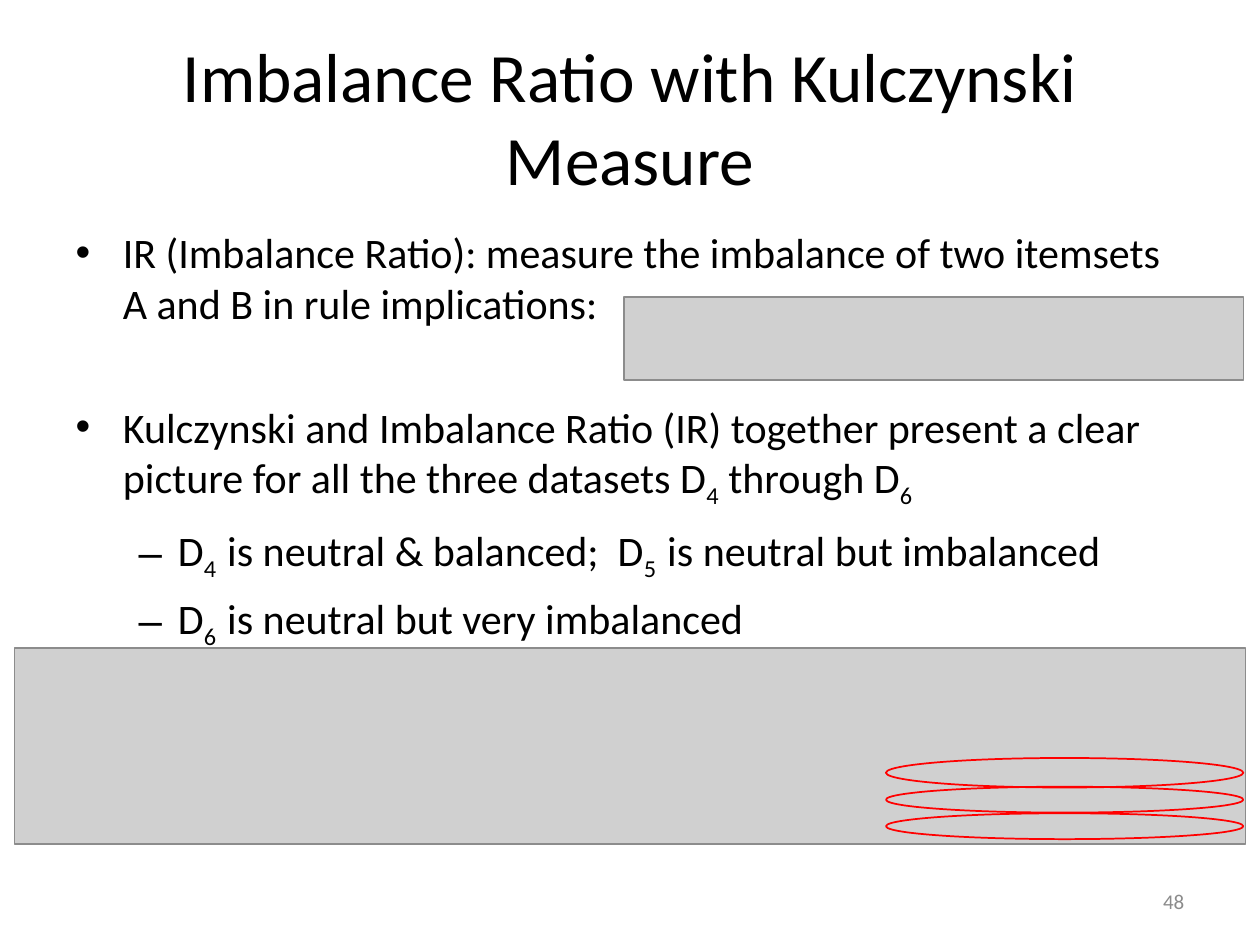
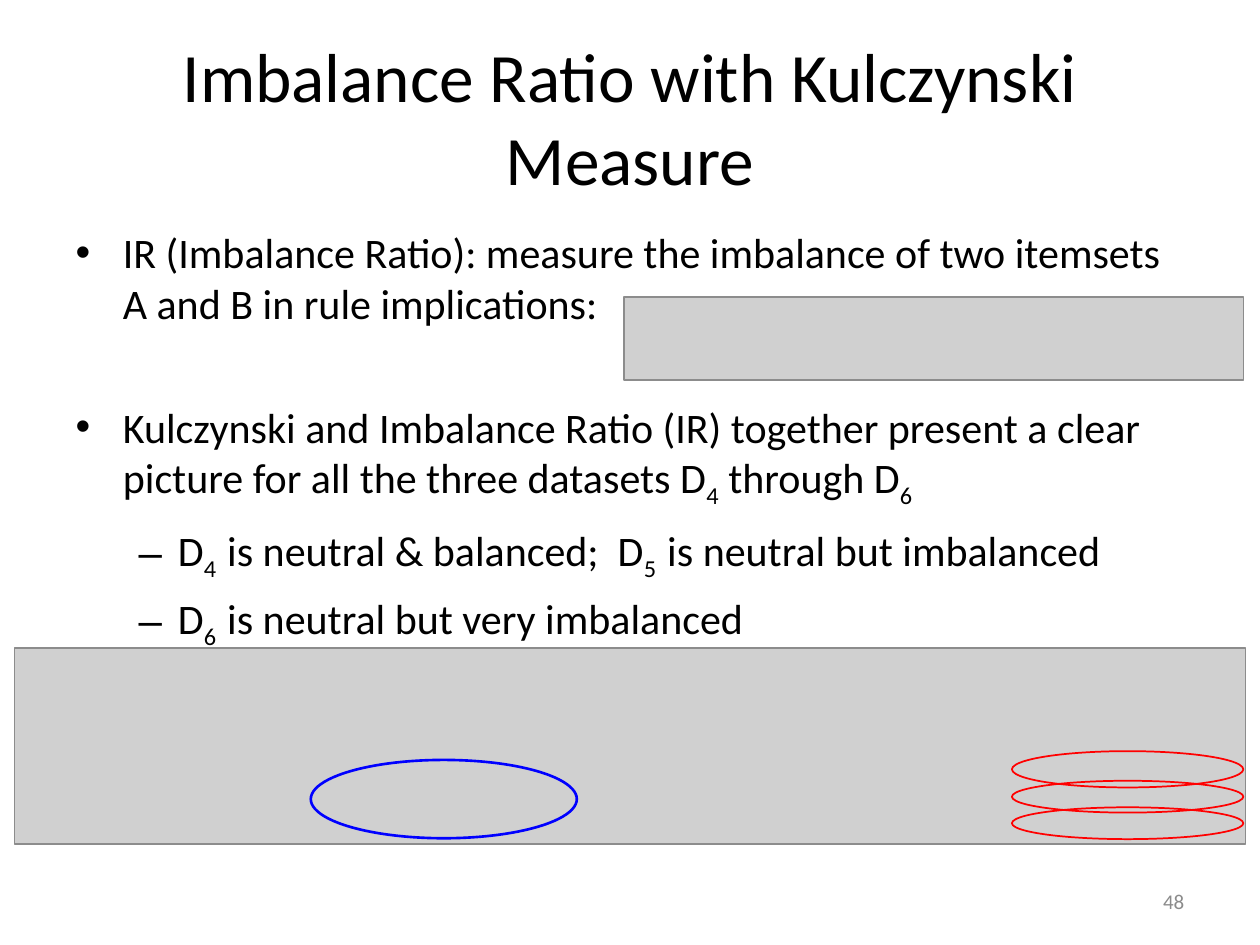
Before and after one commit to mjiang89/mjiang89.github.io, a slide deck: slide 48 of teaching/CS412Summer17-Chapter6.pptx. Drawn at 1260x945 pixels with LibreOffice and Linux fonts; fonts in the diff are those of the drawing; grey boxes stand for pictures. Boxes give left, top, right and bottom in pixels: in the first picture for what was removed or moved away, otherwise in the second. Text is boxed around its words. In the diff, an @@ line names an element or a change of style, - is before the commit and + after.

```diff
--- a/teaching/CS412Summer17-Chapter6.pptx
+++ b/teaching/CS412Summer17-Chapter6.pptx
@@ ellipse added at <box>311,760,577,838</box>, outline #0000FF 1.5 pt @@
@@ ellipse: place and size @@
-ellipse at <box>886,759,1244,788</box>
+ellipse at <box>1012,751,1244,788</box>
@@ ellipse: place and size @@
-ellipse at <box>886,813,1244,839</box>
+ellipse at <box>1012,808,1244,839</box>
@@ ellipse: place and size @@
-ellipse at <box>886,786,1244,813</box>
+ellipse at <box>1012,781,1244,813</box>
```
Also in this commit, not shown: 1 other slide changed, 4 other files.
